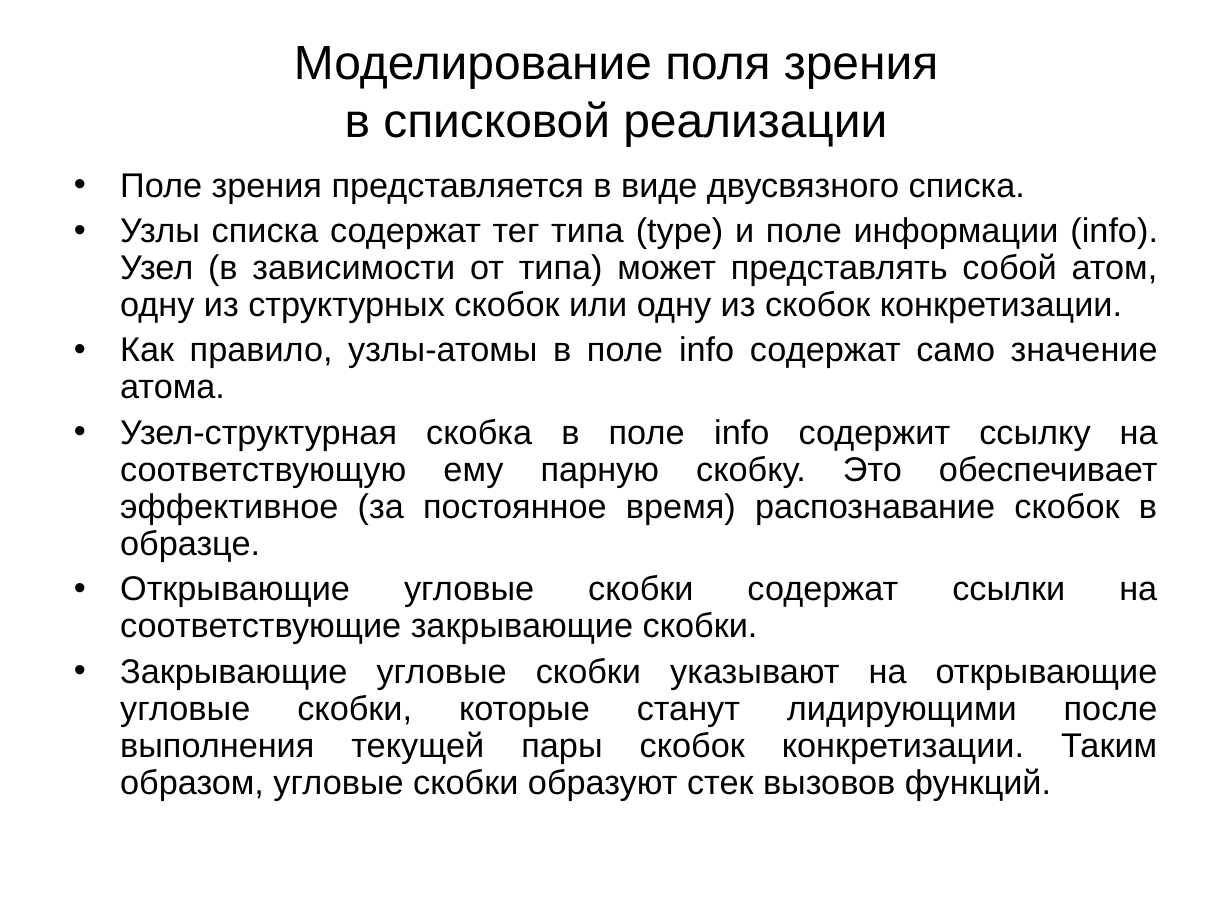
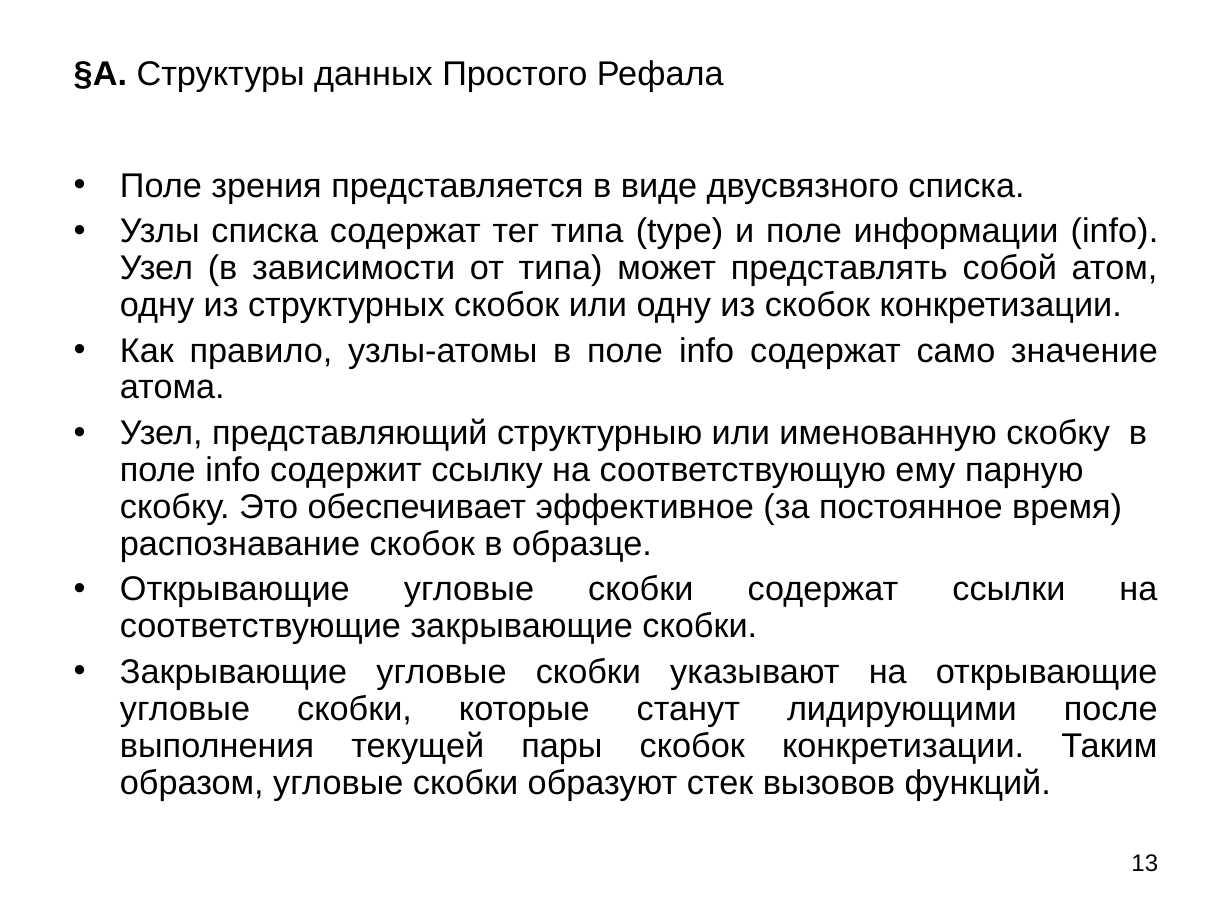
Before and after one commit to bmstu-iu9/refal-5-lambda, a slide deck: slide 13 of doc/Компилятор Простого Рефала.ppt (slide 6 before the commit). Drawn at 1232x924 pixels with LibreOffice and Linux fonts; fonts in the diff are those of the drawing. Boxes give left, top, right and bottom in pixels: in the first picture for what was removed or moved away, otherwise in the second. Text is boxed around its words. In the diff, an @@ line names an element or a change of style, - is before the commit and + after.

```diff
--- a/doc/Компилятор Простого Рефала.ppt
+++ b/doc/Компилятор Простого Рефала.ppt
@@ title removed at (x1=294, y1=46, x2=938, y2=146) @@
-Моделирование поля зрения
-в списковой реализации
@@ title added at (x1=74, y1=60, x2=724, y2=91), 20 pt, text #000000 @@
+§А. Структуры данных Простого Рефала
@@ text at (x1=120, y1=418, x2=1147, y2=561): text changed @@
-• Узел-структурная скобка в поле info содержит ссылку на соответствующую ему парную скобку. Это обеспечивает эффективное (за постоянное время) распознавание скобок в образце.
+• Узел, представляющий структурныю или именованную скобку в поле info содержит ссылку на соответствующую ему парную скобку. Это обеспечивает эффективное (за постоянное время) распознавание скобок в образце.
@@ page number added at (x1=1131, y1=854, x2=1158, y2=872), 14 pt, text #000000 @@
+13
```
Also in this commit, not shown: 9 other slides changed, 9 slides added, 6 other files.
